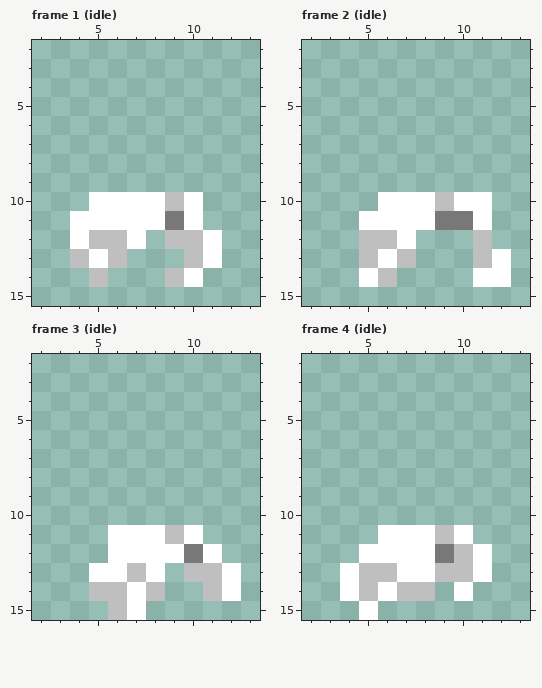
File history of a pixel-art file, PixelEngine/res/sprites/items/cloak.aseprite. This is how it looked before the edit.
16x16 pixels, 19 frames. Shown: frame 1 (idle): x 2..13, y 2..15; frame 2 (idle): x 2..13, y 2..15; frame 3 (idle): x 2..13, y 2..15; frame 4 (idle): x 2..13, y 2..15. The commit also changed other frames, which this record leaves out.
New version:
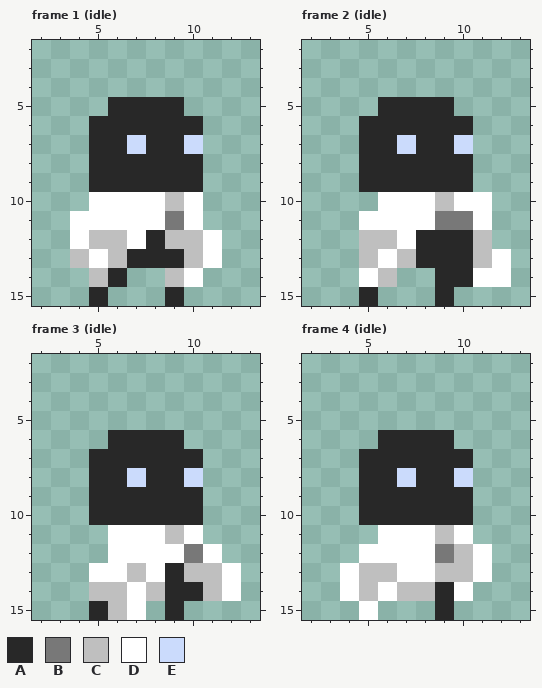
Palette (. is transparent): A #282828  B #787878  C #bfbfbf  D #ffffff  E #cbdbfc
The edit:
layer "Layer 1" now shown
Frame 1 (idle), layer "Layer 1":
There is now colour A in row 5 at x 6 to 9; in row 6 at x 5 to 10; in row 7 at x 5 to 6 and 8 to 9; in rows 8 to 9 at x 5 to 10; in row 12 at x 8; in row 13 at x 7 to 9.
There is now colour A in row 14 at x 6; in row 15 at x 5 and 9.
There is now colour E in row 7 at x 7 and 10.
Frame 2 (idle), layer "Layer 1":
There is now colour A in row 5 at x 6 to 9; in row 6 at x 5 to 10; in row 7 at x 5 to 6 and 8 to 9; in rows 8 to 9 at x 5 to 10; in rows 12 to 13 at x 8 to 10; in row 14 at x 9 to 10.
There is now colour A in row 15 at x 5 and 9.
There is now colour E in row 7 at x 7 and 10.
Frame 3 (idle), layer "Layer 1":
There is now colour A in row 6 at x 6 to 9; in row 7 at x 5 to 10; in row 8 at x 5 to 6 and 8 to 9; in rows 9 to 10 at x 5 to 10; in row 13 at x 9; in row 14 at x 9 to 10.
There is now colour A in row 15 at x 5 and 9.
There is now colour E in row 8 at x 7 and 10.
Frame 4 (idle), layer "Layer 1":
There is now colour A in row 6 at x 6 to 9; in row 7 at x 5 to 10; in row 8 at x 5 to 6 and 8 to 9; in rows 9 to 10 at x 5 to 10; in rows 14 to 15 at x 9.
There is now colour E in row 8 at x 7 and 10.
Changed places in both pictures, as pixel boxes (x1, y1, x2, y2):
added: (89, 97, 203, 306)
added: (359, 97, 473, 306)
added: (89, 430, 203, 620)
added: (359, 430, 473, 525)
added: (435, 582, 454, 620)
